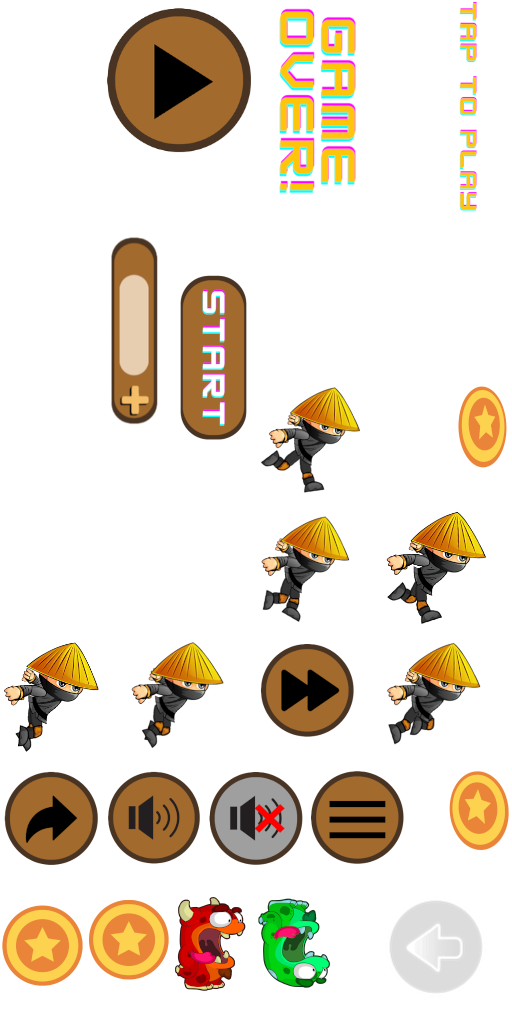
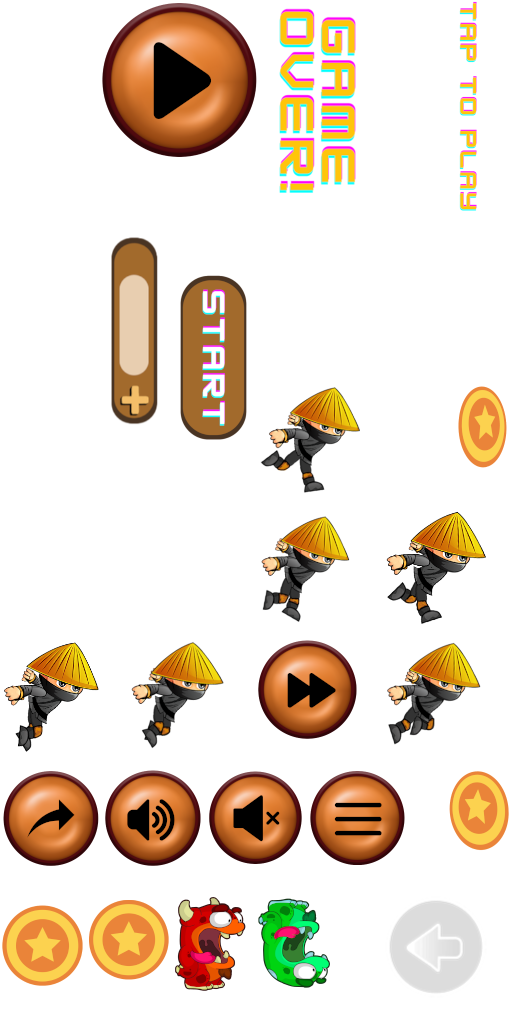
Before/after of a 512x1024 layered artwork. What changed in the layer stack:
added layer "Untitled design (6).png" above "Untitled design (3).png" over [258, 640, 357, 739]
added layer "Untitled design (3).png" above "Untitled design (2).png" over [310, 771, 405, 865]
added layer "Untitled design (2).png" above "Untitled design (4).png" over [209, 771, 302, 864]
added layer "Untitled design (4).png" above "Untitled design (7).png" over [105, 770, 201, 866]
added layer "Untitled design (7).png" above "Untitled design.png" over [3, 771, 99, 866]
added layer "Untitled design.png" above "Ninja's Parallel Run (6)-Photoroom.png" over [102, 3, 257, 157]
hid "Ninja's Parallel Run (6)-Photoroom.png" over [4, 771, 98, 865]
hid "Ninja's Parallel Run (5)-Photoroom.png" over [209, 772, 303, 865]
hid "Ninja's Parallel Run (9)-Photoroom.png" over [108, 771, 200, 864]
hid "Ninja's Parallel Run (8)-Photoroom.png" over [311, 771, 404, 864]
hid "Ninja's Parallel Run (3)-Photoroom.png" over [107, 8, 251, 153]
hid "Ninja's Parallel Run (7)-Photoroom.png" over [260, 644, 354, 737]
